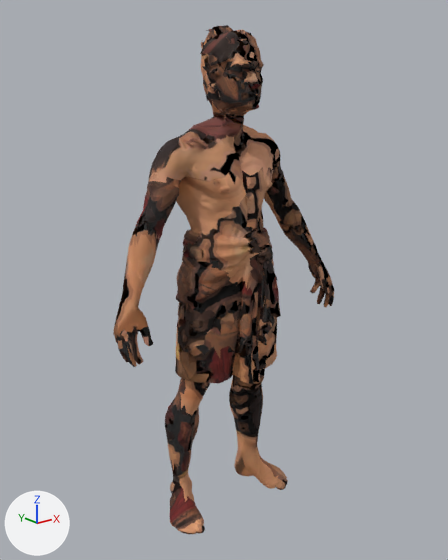
The FBX model aset-mentah/mixamo/wijaya-untuk-mixamo.fbx, before and after one commit.
Rendered twice from a camera (50 mm lens) standing at (-1.299, -1.593, 1.547) and looking at (-0.005, 0.023, 0.9). Arrows for +X, +Y and +Z are at lower left; the lights stay in place. The first picture is the older version. Vertices at exactly the same position are counted once.

Names of what the first picture shows: 'wijaya'.
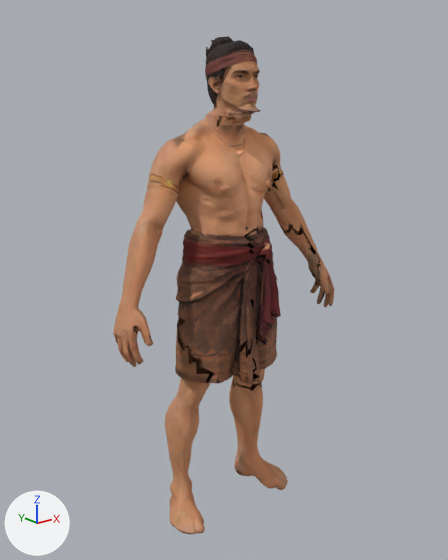
Pixel boxes (x1, y1, x2, y2) of what changed, in the pictures (448 x 560 px; the box of a moved part takes in the faces that stretch with it):
'wijaya', reshaped
    before: (113, 25, 334, 534)
    after: (113, 36, 335, 534)
part 1 of me_rendah, moved or reshaped
    before: (192, 25, 264, 132)
    after: (192, 36, 260, 132)
part 2 of me_rendah, moved or reshaped
    both: (250, 185, 272, 269)
part 3 of me_rendah, surface changed
    both: (113, 72, 334, 534)

The change in detail:
me_rendah is used by ob_wijaya; location (0.0, 0.0, 0.0).
me_rendah had 8535 vertices, 17320 faces and spanned x -0.46..0.47, y -0.16..0.16, z 0.0..1.73.
me_rendah now has 8507 vertices, 17028 faces and spans x -0.46..0.47, y -0.16..0.16, z 0.0..1.69.
me_rendah part 1: 215 vertices moved from x -0.08..0.09, y -0.12..0.12, z 1.38..1.67 to x -0.08..0.09, y -0.12..0.11, z 1.38..1.67; 1312 vertices removed from x -0.09..0.1, y -0.14..0.12, z 1.38..1.73; 1284 vertices added at x -0.08..0.09, y -0.13..0.11, z 1.39..1.69.
me_rendah part 2: 3 vertices moved within x 0.02..0.11, y -0.1..-0.07, z 1.0..1.23; 3 vertices removed from x 0.03..0.12, y -0.1..-0.07, z 1.0..1.23; 3 vertices added at x 0.02..0.11, y -0.1..-0.07, z 1.0..1.23.
me_rendah part 3: 12822 kept faces spanning x -0.46..0.47, y -0.16..0.16, z 0.0..1.67 get new texture (UV) coordinates.
Other edits to the shape of me_rendah do not show in these pictures.
